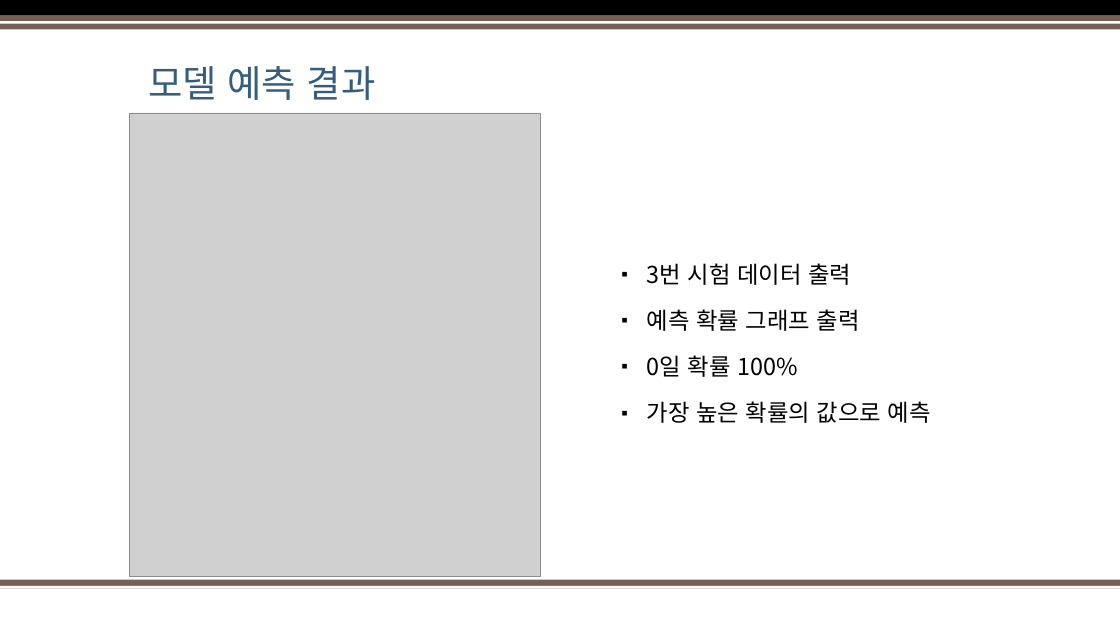
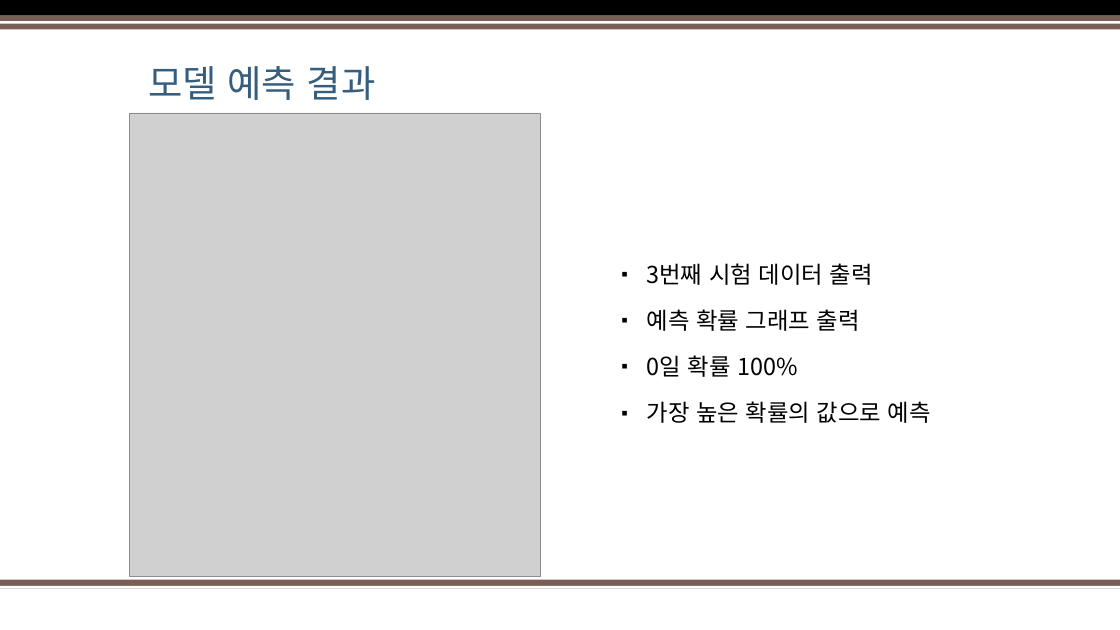
Before and after one commit to Jeong-Seongwon/portfolio, a slide deck: slide 15 of mnist/Portfolio.pptx. Drawn at 1120x630 pixels with LibreOffice and Linux fonts; fonts in the diff are those of the drawing; grey boxes stand for pictures; background and template pictures are left out. Boxes give left, top, right and bottom in pixels: in the first picture for what was removed or moved away, otherwise in the second. Text is boxed around its words. In the diff, an @@ line names an element or a change of style, - is before the commit and + after.

```diff
--- a/mnist/Portfolio.pptx
+++ b/mnist/Portfolio.pptx
@@ text at (647,263,873,285): text changed @@
-▪ 3번 시험 데이터 출력
+▪ 3번째 시험 데이터 출력
```
Also in this commit, not shown: 3 other slides changed.
